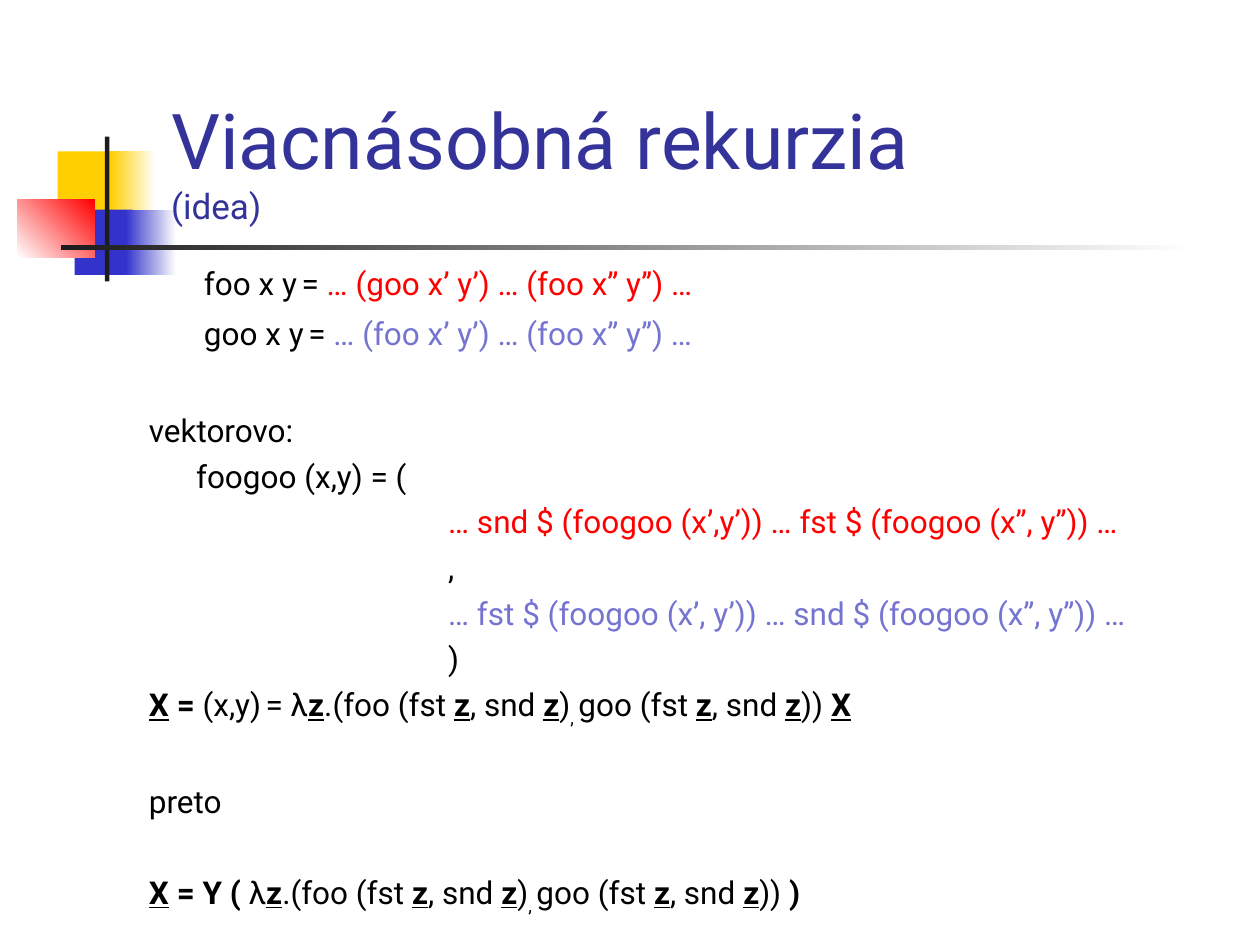
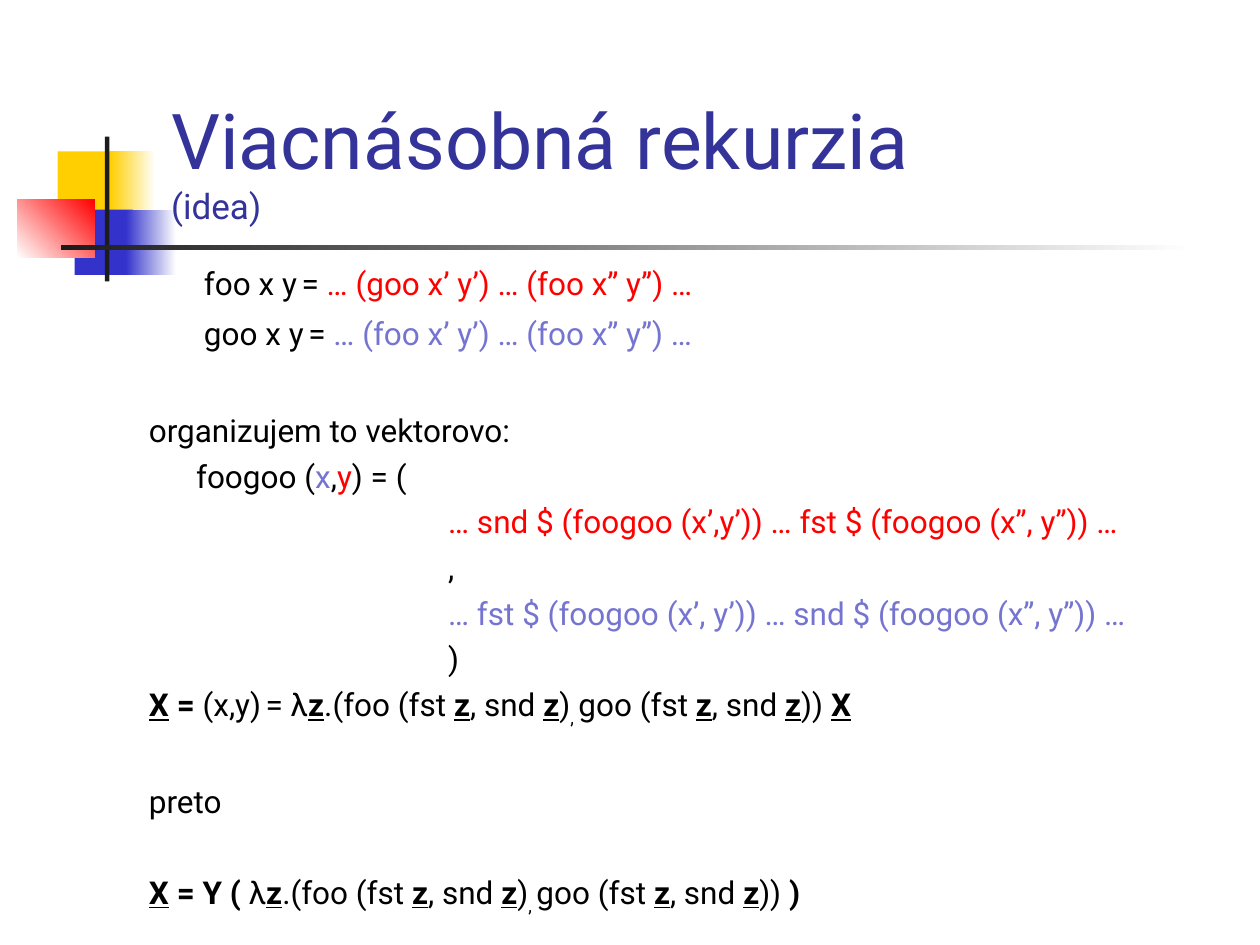
Before and after one commit to Funkcionalne/Prednasky, a slide deck: slide 39 of 06/06_fpro.ppt (slide 38 before the commit). Drawn at 1260x945 pixels with LibreOffice and Linux fonts; fonts in the diff are those of the drawing. Boxes give left, top, right and bottom in pixels: in the first picture for what was removed or moved away, otherwise in the second. Text is boxed around its words. In the diff, an @@ line names an element or a change of style, - is before the commit and + after.

```diff
--- a/06/06_fpro.ppt
+++ b/06/06_fpro.ppt
@@ text at (x1=149, y1=418, x2=510, y2=449): text changed @@
-vektorovo:
+organizujem to vektorovo:
@@ text at (x1=196, y1=463, x2=363, y2=495): text colour #000000 to #7575D1, text colour #000000 to #FF0000 in "(x,y)" @@
```
Also in this commit, not shown: 5 other slides changed, 2 slides added, 7 other files.
